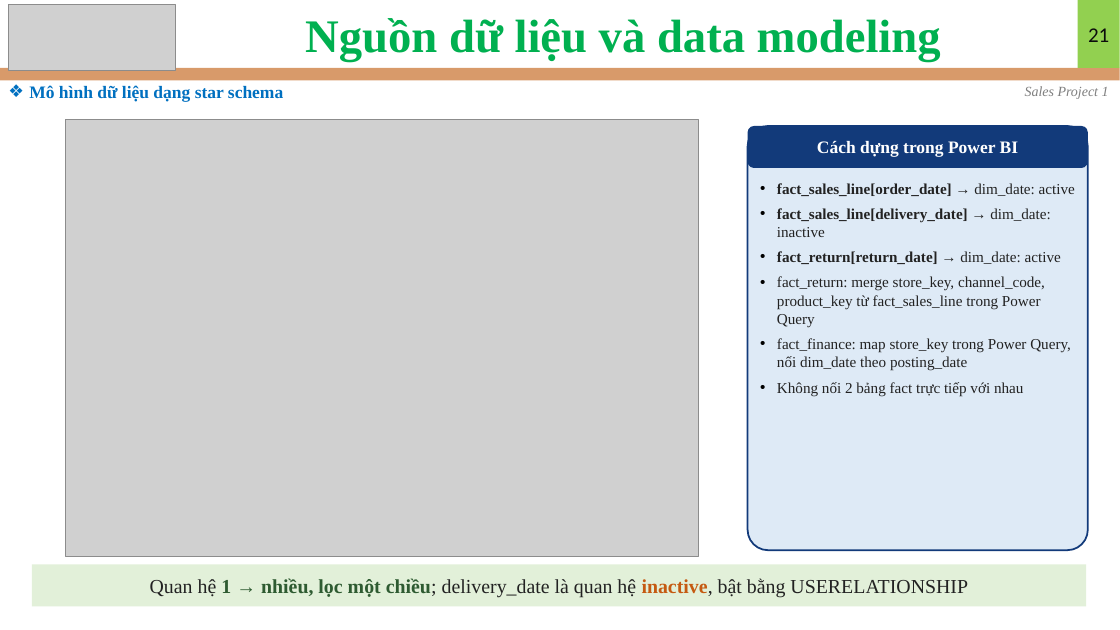
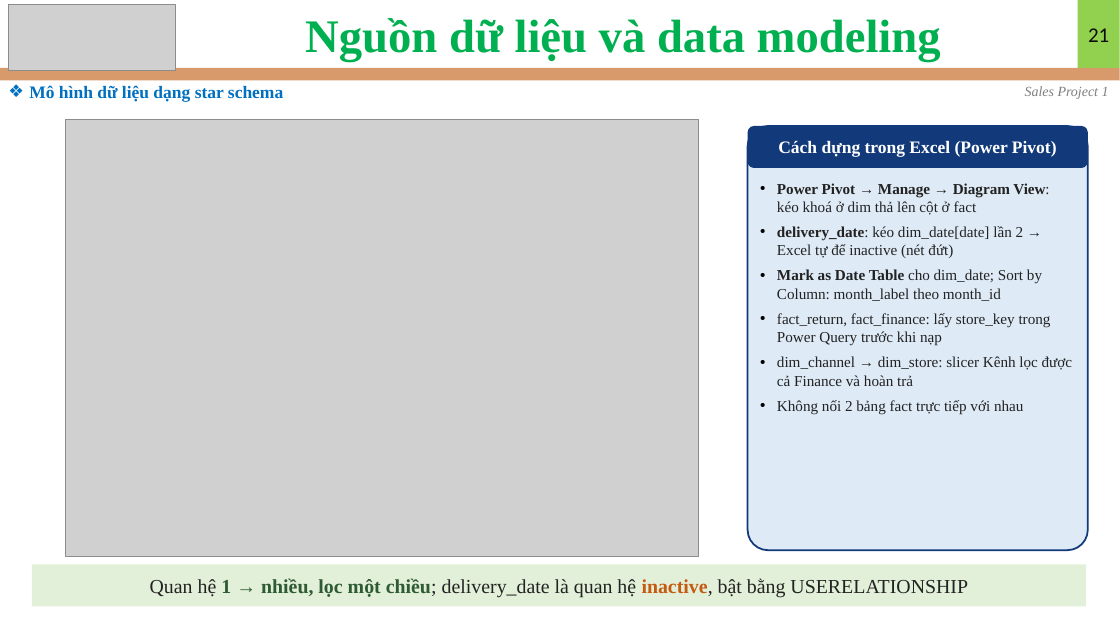
Before and after one commit to nguyennguyenphuc/eDA-Mentor, a slide deck: slide 21 of Sales/Sales Data/Project 1/Slide_Project_1.pptx. Drawn at 1120x630 pixels with LibreOffice and Linux fonts; fonts in the diff are those of the drawing; grey boxes stand for pictures. Boxes give left, top, right and bottom in pixels: in the first picture for what was removed or moved away, otherwise in the second. Text is boxed around its words. In the diff, an @@ line names an element or a change of style, - is before the commit and + after.

```diff
--- a/Sales/Sales Data/Project 1/Slide_Project_1.pptx
+++ b/Sales/Sales Data/Project 1/Slide_Project_1.pptx
@@ text in rounded rectangle at <box>778,141,1057,157</box>: text changed @@
-Cách dựng trong Power BI
+Cách dựng trong Excel (Power Pivot)
@@ text at <box>777,183,1073,386</box>: text changed @@
-• fact_sales_line[order_date] → dim_date: active
-• fact_sales_line[delivery_date] → dim_date: inactive
-• fact_return[return_date] → dim_date: active
-• fact_return: merge store_key, channel_code, product_key từ fact_sales_line trong Power Query
-• fact_finance: map store_key trong Power Query, nối dim_date theo posting_date
+• Power Pivot → Manage → Diagram View: kéo khoá ở dim thả lên cột ở fact
+• delivery_date: kéo dim_date[date] lần 2 → Excel tự để inactive (nét đứt)
+• Mark as Date Table cho dim_date; Sort by Column: month_label theo month_id
+• fact_return, fact_finance: lấy store_key trong Power Query trước khi nạp
+• dim_channel → dim_store: slicer Kênh lọc được cả Finance và hoàn trả
```
Also in this commit, not shown: 11 other slides changed, 7 slides added, 34 other files.
